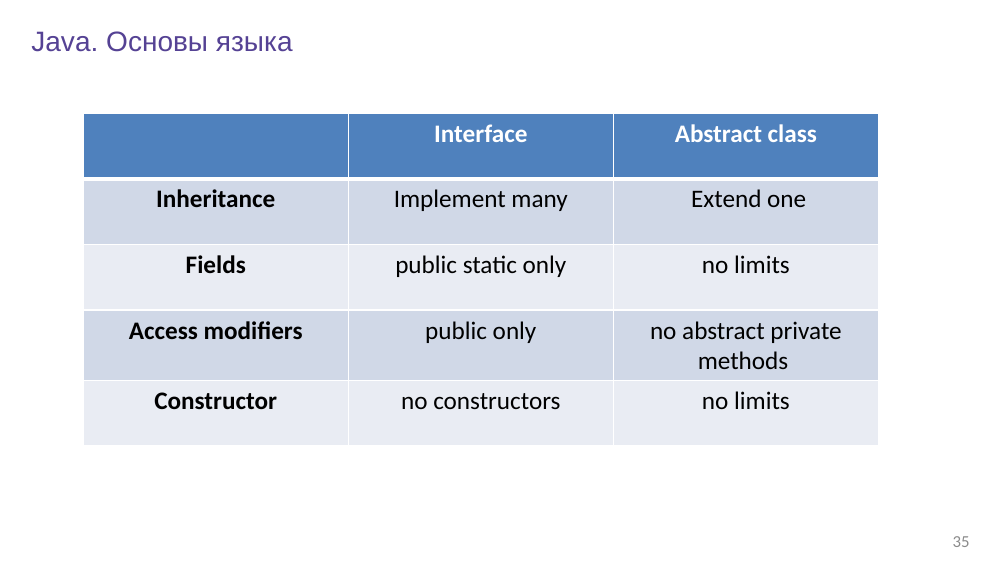
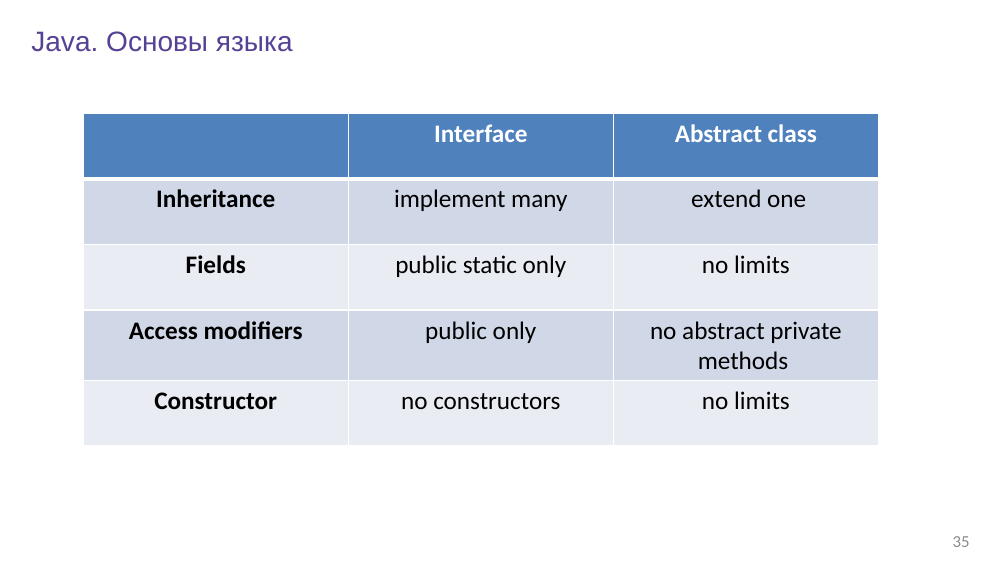
Before and after one commit to rybalkinsd/atom, a slide deck: slide 35 of lecture1/presentation/lecture01.pptx. Drawn at 1008x567 pixels with LibreOffice and Linux fonts; fonts in the diff are those of the drawing; background and template pictures are left out. Boxes give left, top, right and bottom in pixels: in the first picture for what was removed or moved away, otherwise in the second. Text is boxed around its words. In the diff, an @@ line names an element or a change of style, - is before the commit and + after.

```diff
--- a/lecture1/presentation/lecture01.pptx
+++ b/lecture1/presentation/lecture01.pptx
@@ table at bbox=[84, 113, 879, 446] @@
-row 2, column 2: Implement many
+row 2, column 2: implement many
-row 2, column 3: Extend one
+row 2, column 3: extend one
```
Also in this commit, not shown: 13 other slides changed, 1 other file.
